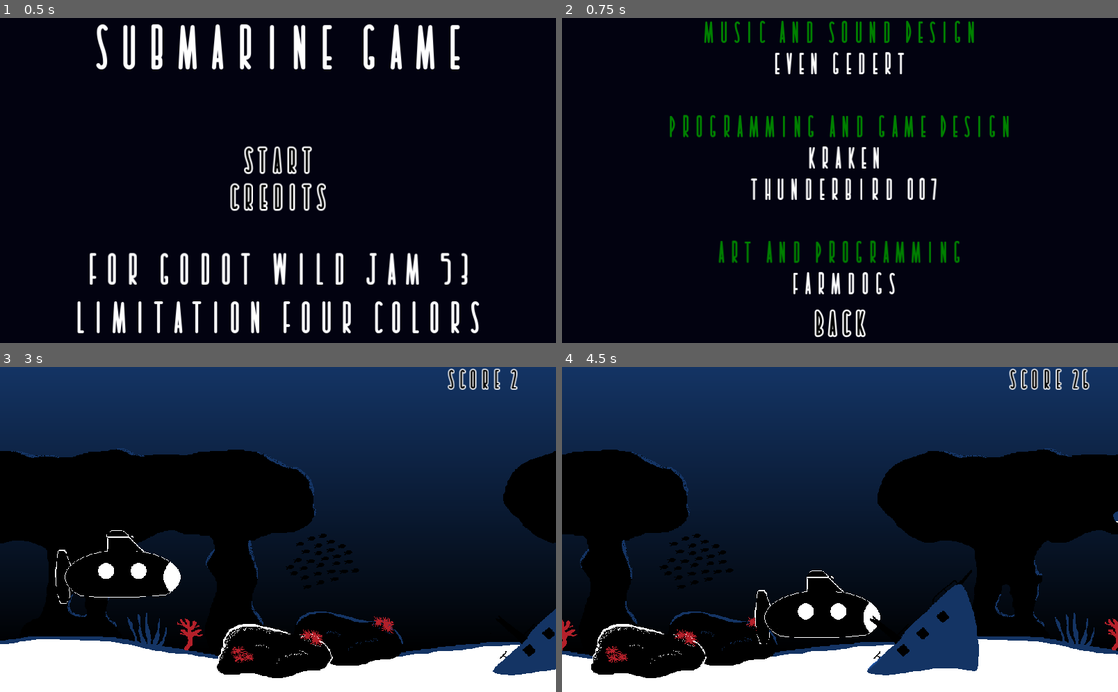
Above: before the commit, frames 1-4 (two rows, left to right).
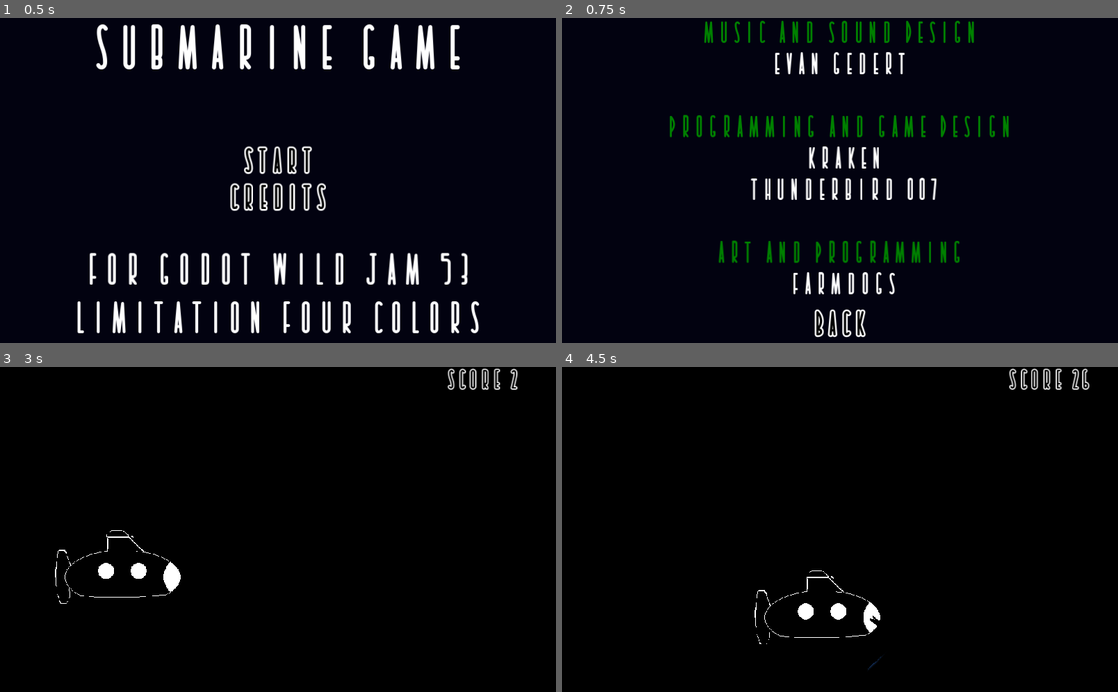
Above: after the commit, the same moments.

Repository: farmdogsdev/godot-jam
Game: Godot game, scene res://resources/TitleScreen.tscn
Two runs of this game, one before a commit and one after it. Both use one fixed random seed, a clock stepped at 60 frames per second and the inputs below.
Inputs:
- Up to frame 1 (0.5 s): no input
- Up to frame 2 (0.75 s): click "Credits" at 0.5 s
- Up to frame 3 (3 s): click "Back" at 1.25 s; click "Start" at 2 s; click "Confirm" at 2.75 s
- Up to frame 4 (4.5 s): hold Right (ui_right) 3.53-4.28 s; hold Down (ui_down) from 4.28 s (still down)

Frame 1 is identical in both runs. In frame 2, 0.4% of the frame differs, in the area x 42-62%, y 10-18%; in frame 3, 59%; in frame 4, 61%, in the area x 0-100%, y 0-100%.

Commit message:
last minute adjustments

Diff:
--- a/resources/CreditsScreen.tscn
+++ b/resources/CreditsScreen.tscn
@@ -50,7 +50,7 @@
 custom_fonts/normal_font = SubResource( 2 )
 bbcode_enabled = true
 bbcode_text = "[center][color=green]music and Sound Design[/color]
-Even Gedert
+Evan Gedert
 
 [color=green]Programming and Game Design[/color]
  kraken
@@ -59,7 +59,7 @@
 [color=green]Art and Programming[/color]
  farmdogs[/center]"
 text = "music and Sound Design
-Even Gedert
+Evan Gedert
 
 Programming and Game Design
  kraken
--- /dev/null
+++ b/resources/Lightbulb.tscn
@@ -0,0 +1,15 @@
+[gd_scene load_steps=3 format=2]
+
+[ext_resource path="res://assets/graphics/lightbulb.png" type="Texture" id=1]
+
+[sub_resource type="CapsuleShape2D" id=1]
+radius = 13.6667
+
+[node name="Lightbulb" type="Sprite"]
+texture = ExtResource( 1 )
+
+[node name="Lightbulb" type="StaticBody2D" parent="."]
+
+[node name="CollisionShape2D" type="CollisionShape2D" parent="Lightbulb"]
+position = Vector2( 1, 3 )
+shape = SubResource( 1 )
--- a/resources/TestScene.tscn
+++ b/resources/TestScene.tscn
@@ -8,6 +8,10 @@
 [ext_resource path="res://resources/SunkenShip.tscn" type="PackedScene" id=6]
 [ext_resource path="res://resources/Leviathan.tscn" type="PackedScene" id=7]
 [ext_resource path="res://resources/Anchor.tscn" type="PackedScene" id=8]
+[ext_resource path="res://resources/Lightbulb.tscn" type="PackedScene" id=9]
+
+[sub_resource type="RectangleShape2D" id=1]
+extents = Vector2( 39.5, 343 )
 
 [node name="Node2D" type="Node2D"]
 
@@ -20,6 +24,9 @@
 texture = ExtResource( 1 )
 centered = false
 
+[node name="HideScreen" type="CanvasModulate" parent="ParallaxBackground"]
+color = Color( 0, 0, 0, 1 )
+
 [node name="Player" parent="." instance=ExtResource( 2 )]
 position = Vector2( 186, 372 )
 
@@ -29,33 +36,6 @@
 limit_left = 0
 limit_top = 0
 limit_bottom = 0
-
-[node name="Rock" parent="." instance=ExtResource( 3 )]
-position = Vector2( 502, 517 )
-
-[node name="Rock2" parent="." instance=ExtResource( 3 )]
-position = Vector2( 3298, 496 )
-
-[node name="Shark" parent="." instance=ExtResource( 5 )]
-position = Vector2( 1507, 252 )
-
-[node name="Shark2" parent="." instance=ExtResource( 5 )]
-position = Vector2( 3610, 308 )
-
-[node name="Shark3" parent="." instance=ExtResource( 5 )]
-position = Vector2( 3224, 203 )
-
-[node name="SunkenShip" parent="." instance=ExtResource( 6 )]
-position = Vector2( 1011, 471 )
-
-[node name="SunkenShip2" parent="." instance=ExtResource( 6 )]
-position = Vector2( 2815, 457 )
-
-[node name="Anchor" parent="." instance=ExtResource( 8 )]
-position = Vector2( 1969, 486 )
-
-[node name="Leviathan" parent="." instance=ExtResource( 7 )]
-position = Vector2( 2548, 246 )
 
 [node name="CanvasLayer" type="CanvasLayer" parent="."]
 
@@ -67,3 +47,54 @@
 margin_top = -300.0
 margin_right = -205.0
 margin_bottom = -300.0
+
+[node name="WinZone" type="Area2D" parent="."]
+
+[node name="WinZone" type="StaticBody2D" parent="WinZone"]
+
+[node name="WinZone" type="CollisionShape2D" parent="WinZone/WinZone"]
+position = Vector2( 4057, 328 )
+shape = SubResource( 1 )
+
+[node name="powerups" type="Node2D" parent="."]
+
+[node name="Lightbulb" parent="powerups" instance=ExtResource( 9 )]
+position = Vector2( 618, 294 )
+
+[node name="Lightbulb3" parent="powerups" instance=ExtResource( 9 )]
+position = Vector2( 3077, 76 )
+
+[node name="Lightbulb2" parent="powerups" instance=ExtResource( 9 )]
+position = Vector2( 2095, 274 )
+
+[node name="obstacles" type="Node2D" parent="."]
+
+[node name="Rock" parent="obstacles" instance=ExtResource( 3 )]
+position = Vector2( 502, 517 )
+
+[node name="Rock2" parent="obstacles" instance=ExtResource( 3 )]
+position = Vector2( 3298, 496 )
+
+[node name="Shark" parent="obstacles" instance=ExtResource( 5 )]
+position = Vector2( 1507, 252 )
+
+[node name="Shark2" parent="obstacles" instance=ExtResource( 5 )]
+position = Vector2( 3610, 308 )
+
+[node name="Shark3" parent="obstacles" instance=ExtResource( 5 )]
+position = Vector2( 3224, 203 )
+
+[node name="SunkenShip" parent="obstacles" instance=ExtResource( 6 )]
+position = Vector2( 1011, 471 )
+
+[node name="SunkenShip2" parent="obstacles" instance=ExtResource( 6 )]
+position = Vector2( 2815, 457 )
+
+[node name="Anchor" parent="obstacles" instance=ExtResource( 8 )]
+position = Vector2( 1969, 486 )
+
+[node name="Leviathan" parent="obstacles" instance=ExtResource( 7 )]
+position = Vector2( 2548, 246 )
+
+[node name="HideScreen2" type="CanvasModulate" parent="obstacles"]
+color = Color( 0, 0, 0, 1 )
--- /dev/null
+++ b/resources/WinScreen.gd
@@ -0,0 +1,21 @@
+extends ColorRect
+
+
+# Declare member variables here. Examples:
+# var a = 2
+# var b = "text"
+
+
+# Called when the node enters the scene tree for the first time.
+func _ready():
+	$SonarPing.play()
+
+
+
+
+func _on_PlayAgain_pressed():
+	get_tree().change_scene("res://resources/TestScene.tscn")
+
+
+func _on_BackToTitle_pressed():
+	get_tree().change_scene("res://resources/TitleScreen.tscn")
--- /dev/null
+++ b/resources/WinScreen.tscn
@@ -0,0 +1,114 @@
+[gd_scene load_steps=12 format=2]
+
+[ext_resource path="res://assets/bodrum-font/Bodrum-JzRm.ttf" type="DynamicFontData" id=1]
+[ext_resource path="res://resources/WinScreen.gd" type="Script" id=2]
+[ext_resource path="res://assets/sound/SonarPing.wav" type="AudioStream" id=3]
+
+[sub_resource type="DynamicFont" id=7]
+size = 100
+use_filter = true
+font_data = ExtResource( 1 )
+
+[sub_resource type="DynamicFont" id=8]
+size = 60
+use_filter = true
+font_data = ExtResource( 1 )
+
+[sub_resource type="DynamicFont" id=1]
+size = 65
+outline_size = 3
+use_filter = true
+font_data = ExtResource( 1 )
+
+[sub_resource type="StyleBoxEmpty" id=2]
+
+[sub_resource type="StyleBoxEmpty" id=3]
+
+[sub_resource type="StyleBoxEmpty" id=4]
+
+[sub_resource type="StyleBoxEmpty" id=5]
+
+[sub_resource type="StyleBoxEmpty" id=6]
+
+[node name="GameOverScreen" type="ColorRect"]
+anchor_right = 1.0
+anchor_bottom = 1.0
+color = Color( 0.00784314, 0.00784314, 0.0627451, 1 )
+script = ExtResource( 2 )
+
+[node name="VBoxContainer" type="VBoxContainer" parent="."]
+anchor_right = 1.0
+margin_bottom = 120.0
+
+[node name="Title" type="Label" parent="VBoxContainer"]
+margin_right = 1024.0
+margin_bottom = 100.0
+custom_colors/font_color = Color( 1, 1, 1, 1 )
+custom_fonts/font = SubResource( 7 )
+text = "You Win"
+align = 1
+valign = 1
+
+[node name="VBoxContainer2" type="VBoxContainer" parent="."]
+anchor_left = 0.5
+anchor_top = 0.5
+anchor_right = 0.5
+anchor_bottom = 0.5
+margin_left = -512.0
+margin_top = -300.0
+margin_right = 512.0
+margin_bottom = 300.0
+alignment = 1
+
+[node name="RichTextLabel" type="RichTextLabel" parent="VBoxContainer2"]
+margin_top = 269.0
+margin_right = 1024.0
+margin_bottom = 330.0
+custom_fonts/normal_font = SubResource( 8 )
+bbcode_enabled = true
+bbcode_text = "[center]the sub safely made it through the path[/center]"
+text = "the sub safely made it through the path"
+fit_content_height = true
+
+[node name="VBoxContainer3" type="VBoxContainer" parent="."]
+anchor_left = 0.5
+anchor_top = 1.0
+anchor_right = 0.5
+anchor_bottom = 1.0
+margin_left = -512.0
+margin_top = -134.0
+margin_right = 512.0
+
+[node name="PlayAgain" type="Button" parent="VBoxContainer3"]
+margin_right = 1024.0
+margin_bottom = 65.0
+custom_colors/font_color = Color( 0, 0, 0, 1 )
+custom_colors/font_color_hover = Color( 1, 1, 1, 1 )
+custom_fonts/font = SubResource( 1 )
+custom_styles/hover = SubResource( 2 )
+custom_styles/pressed = SubResource( 3 )
+custom_styles/focus = SubResource( 4 )
+custom_styles/disabled = SubResource( 5 )
+custom_styles/normal = SubResource( 6 )
+text = "play again"
+
+[node name="BackToTitle" type="Button" parent="VBoxContainer3"]
+margin_top = 69.0
+margin_right = 1024.0
+margin_bottom = 134.0
+custom_colors/font_color = Color( 0, 0, 0, 1 )
+custom_colors/font_color_hover = Color( 1, 1, 1, 1 )
+custom_fonts/font = SubResource( 1 )
+custom_styles/hover = SubResource( 2 )
+custom_styles/pressed = SubResource( 3 )
+custom_styles/focus = SubResource( 4 )
+custom_styles/disabled = SubResource( 5 )
+custom_styles/normal = SubResource( 6 )
+text = "back to title"
+
+[node name="SonarPing" type="AudioStreamPlayer2D" parent="."]
+stream = ExtResource( 3 )
+volume_db = 5.778
+
+[connection signal="pressed" from="VBoxContainer3/PlayAgain" to="." method="_on_PlayAgain_pressed"]
+[connection signal="pressed" from="VBoxContainer3/BackToTitle" to="." method="_on_BackToTitle_pressed"]
--- a/resources/scripts/Sub.gd
+++ b/resources/scripts/Sub.gd
@@ -52,19 +52,20 @@
 
 
 func _on_Collide_body_entered(body):
-	if body.name == "Rock":
-		$CrashSound.play()
+	if body.name == "WinZone":
+		get_tree().change_scene("res://resources/WinScreen.tscn")
+	elif body.name == "Lightbulb":
+		$"../ParallaxBackground/HideScreen".visible = false
+		$"../obstacles/HideScreen2".visible = false
+	elif body.name == "Rock":
+		game_over = true
 	elif body.name == "Anchor":
-		$CrashSound.play()
+		game_over = true
 	elif body.name == "Leviathan":
-		$LeviathanGroan.play()
+		game_over = true
 	elif body.name == "Shark":
-		$SharkGroan.play()
+		game_over = true
 	elif body.name == "SchoolFish":
-		$CrashSound.play()
+		game_over = true
 	elif body.name == "SunkenShip":
-		$Thud.play()
-	var count = 99999
-	while (count != 0):
-		count -= 1
-	game_over = true
+		game_over = true
Not shown: 1 places in resources/TestScene.tscn that only renumber resources
Binary file added: sub-game-re-2/index.apple-touch-icon.png
Not shown, added: sub-game-re-2/index.apple-touch-icon.png.import
Binary file added: sub-game-re-2/index.icon.png
Not shown, added: sub-game-re-2/index.icon.png.import
Binary file added: sub-game-re-2/index.png
Not shown, added: sub-game-re-2/index.png.import
Binary file added: sub-game-recompile/index.apple-touch-icon.png
Not shown, added: sub-game-recompile/index.apple-touch-icon.png.import
Binary file added: sub-game-recompile/index.icon.png
Not shown, added: sub-game-recompile/index.icon.png.import
Binary file added: sub-game-recompile/index.png
(and 13 more such lines)
